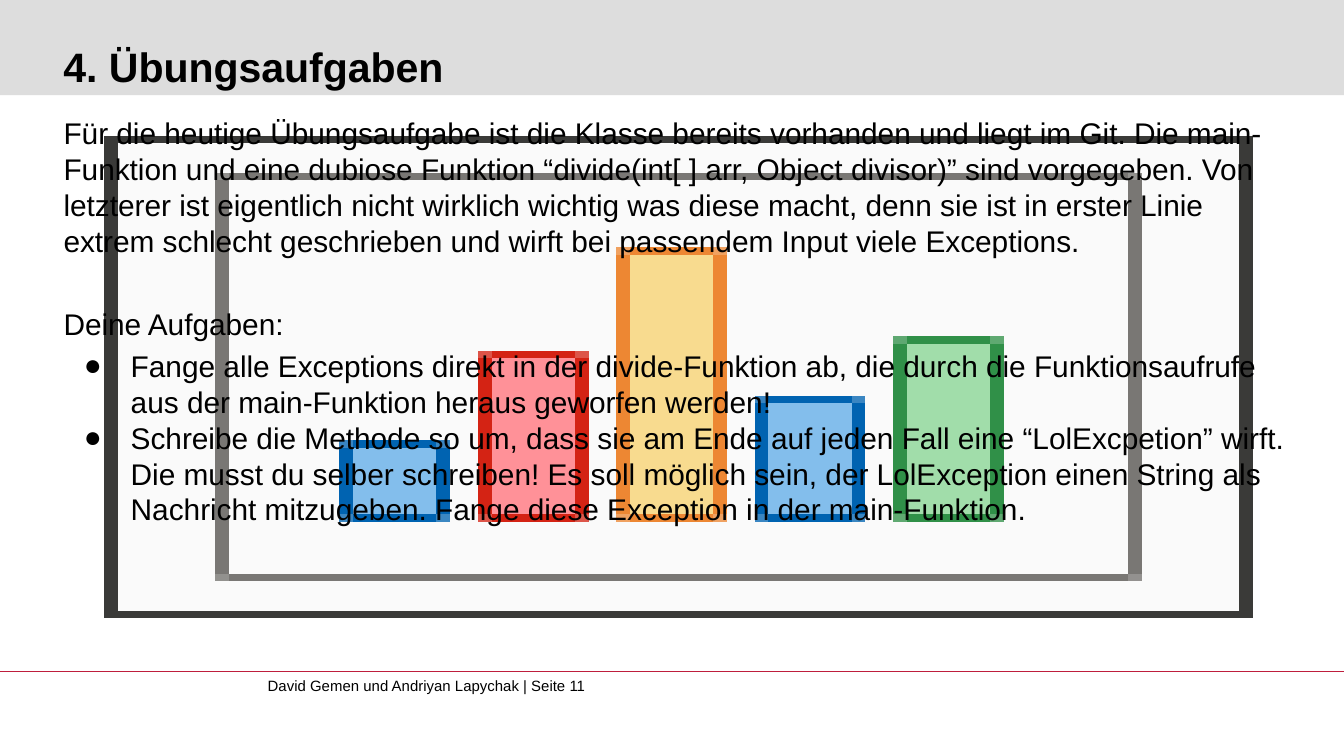
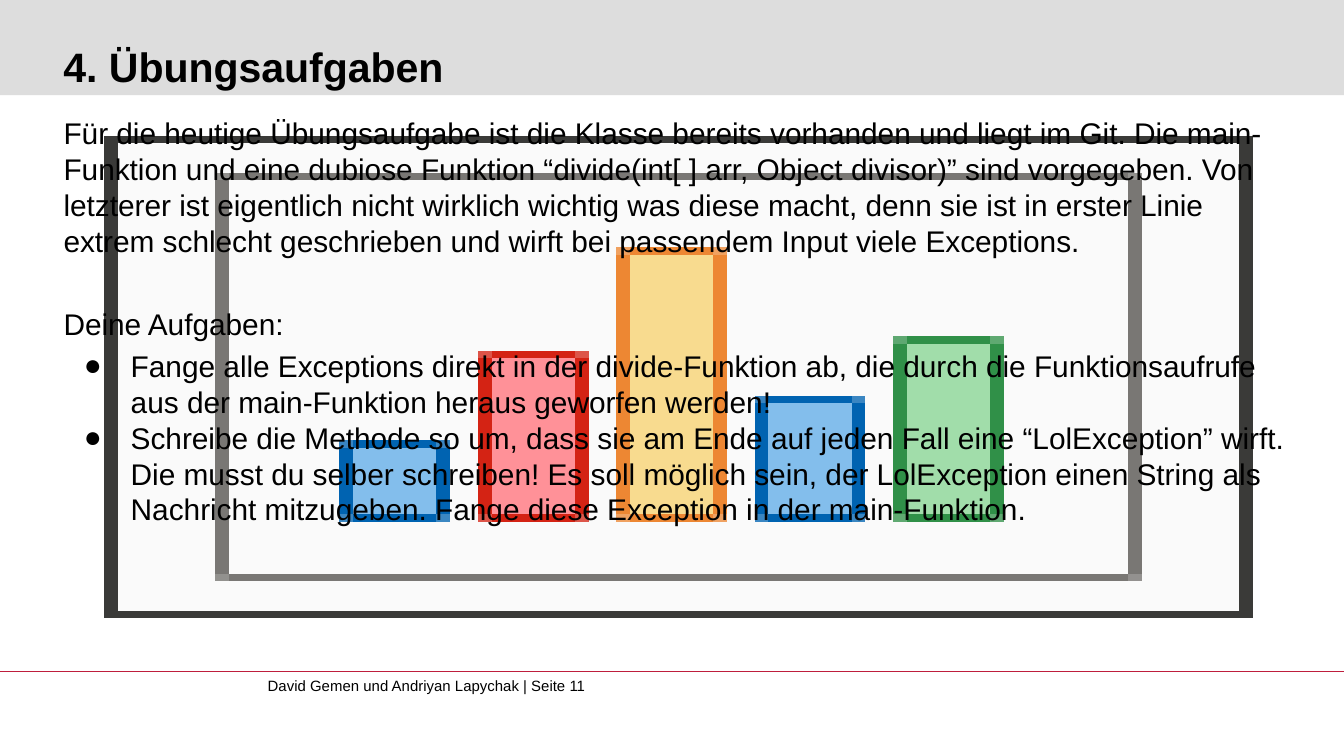
Before and after one commit to gemdav/Programmieren-1-Tutorium, a slide deck: slide 11 of slides/11_exceptions.pptx. Drawn at 1344x756 pixels with LibreOffice and Linux fonts; fonts in the diff are those of the drawing; background and template pictures are left out. Boxes give left, top, right and bottom in pixels: in the first picture for what was removed or moved away, otherwise in the second. Text is boxed around its words. In the diff, an @@ line names an element or a change of style, - is before the commit and + after.

```diff
--- a/slides/11_exceptions.pptx
+++ b/slides/11_exceptions.pptx
@@ text at (x1=131, y1=425, x2=1284, y2=526): text changed @@
-● Schreibe die Methode so um, dass sie am Ende auf jeden Fall eine “LolExcpetion” wirft. Die musst du selber schreiben! Es soll möglich sein, der LolException einen String als Nachricht mitzugeben. Fange diese Exception in der main-Funktion.
+● Schreibe die Methode so um, dass sie am Ende auf jeden Fall eine “LolException” wirft. Die musst du selber schreiben! Es soll möglich sein, der LolException einen String als Nachricht mitzugeben. Fange diese Exception in der main-Funktion.
```
Also in this commit, not shown: 10 other files.
